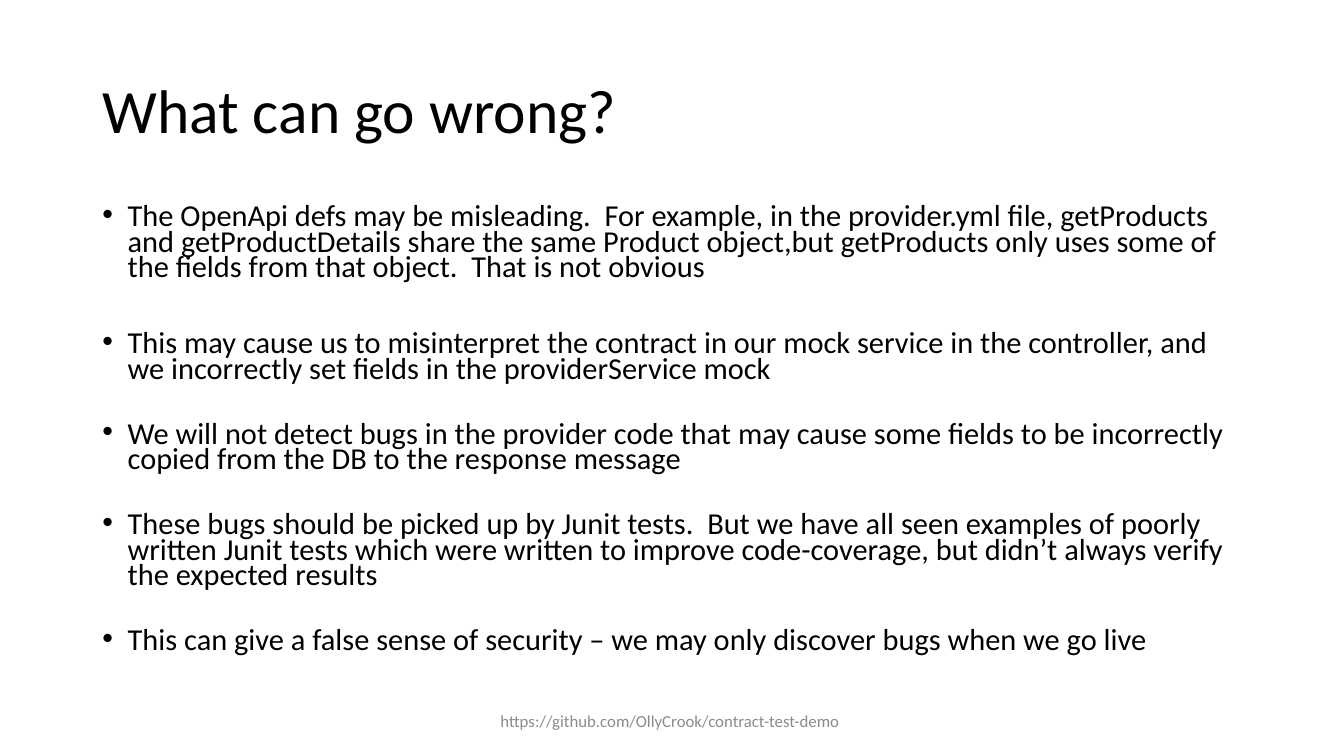
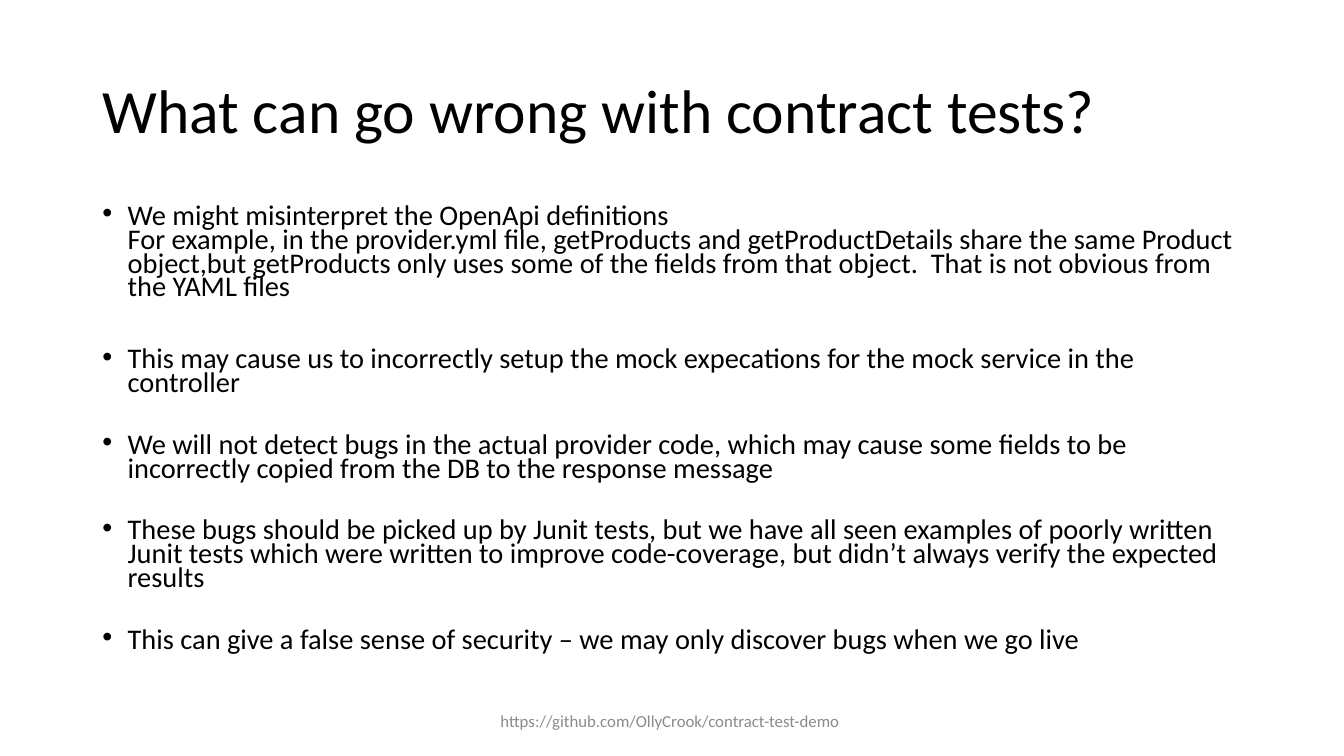
Before and after one commit to OllyCrook/contract-test-demo, a slide deck: slide 22 of Contract-testing-presentation.pptx (slide 10 before the commit). Drawn at 1344x756 pixels with LibreOffice and Linux fonts; fonts in the diff are those of the drawing. Boxes give left, top, right and bottom in pixels: in the first picture for what was removed or moved away, otherwise in the second. Text is boxed around its words. In the diff, an @@ line names an element or a change of style, - is before the commit and + after.

Commit message:
Minor refactoring, fixed couple of small bugs, updated README and updated the PPT

```diff
--- a/Contract-testing-presentation.pptx
+++ b/Contract-testing-presentation.pptx
@@ title at [102,90,1094,144]: text changed @@
-What can go wrong?
+What can go wrong with contract tests?
@@ text at [128,205,1232,588]: text changed; size 21.7 to 20.3 pt @@
-• The OpenApi defs may be misleading. For example, in the provider.yml file, getProducts and getProductDetails share the same Product object,but getProducts only uses some of the fields from that object. That is not obvious
-• This may cause us to misinterpret the contract in our mock service in the controller, and we incorrectly set fields in the providerService mock
-• We will not detect bugs in the provider code that may cause some fields to be incorrectly copied from the DB to the response message
-• These bugs should be picked up by Junit tests. But we have all seen examples of poorly written Junit tests which were written to improve code-coverage, but didn’t always verify the expected results
+• We might misinterpret the OpenApi definitions
+  For example, in the provider.yml file, getProducts and getProductDetails share the same Product object,but getProducts only uses some of the fields from that object. That is not obvious from the YAML files
+• This may cause us to incorrectly setup the mock expecations for the mock service in the controller
+• We will not detect bugs in the actual provider code, which may cause some fields to be incorrectly copied from the DB to the response message
+• These bugs should be picked up by Junit tests, but we have all seen examples of poorly written Junit tests which were written to improve code-coverage, but didn’t always verify the expected results
@@ text at [128,629,1079,654]: size 21.7 to 20.3 pt in "This can give a false sense of ..." @@
```
Also in this commit, not shown: 16 other slides changed, 20 slides added, 25 other files.
